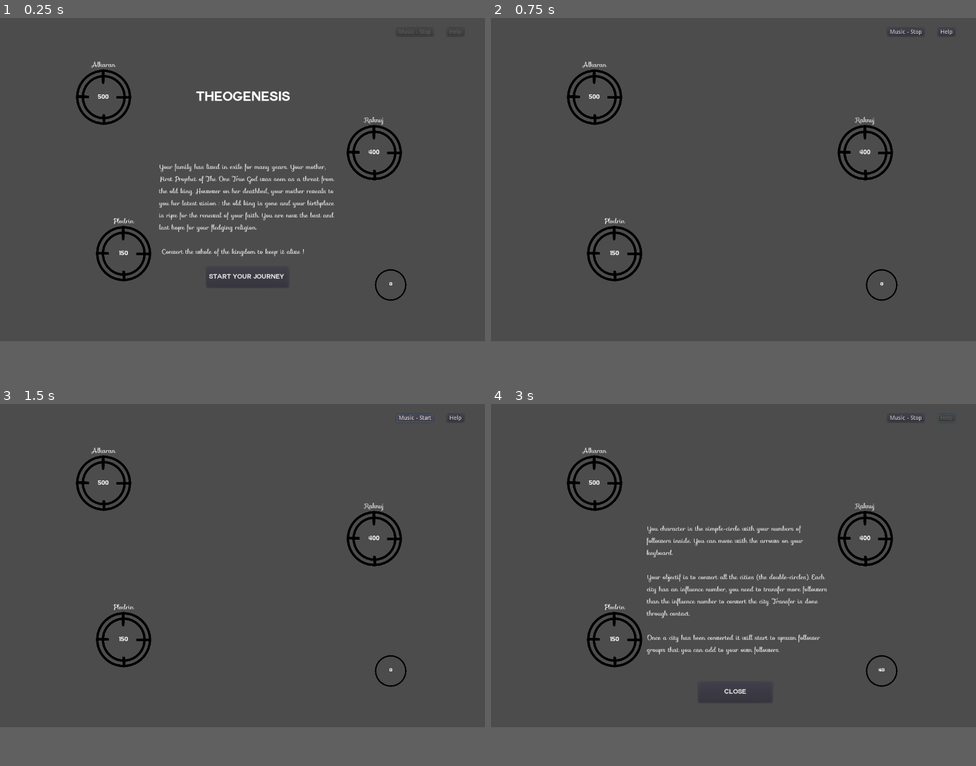
Above: before the commit, frames 1-4 (two rows, left to right).
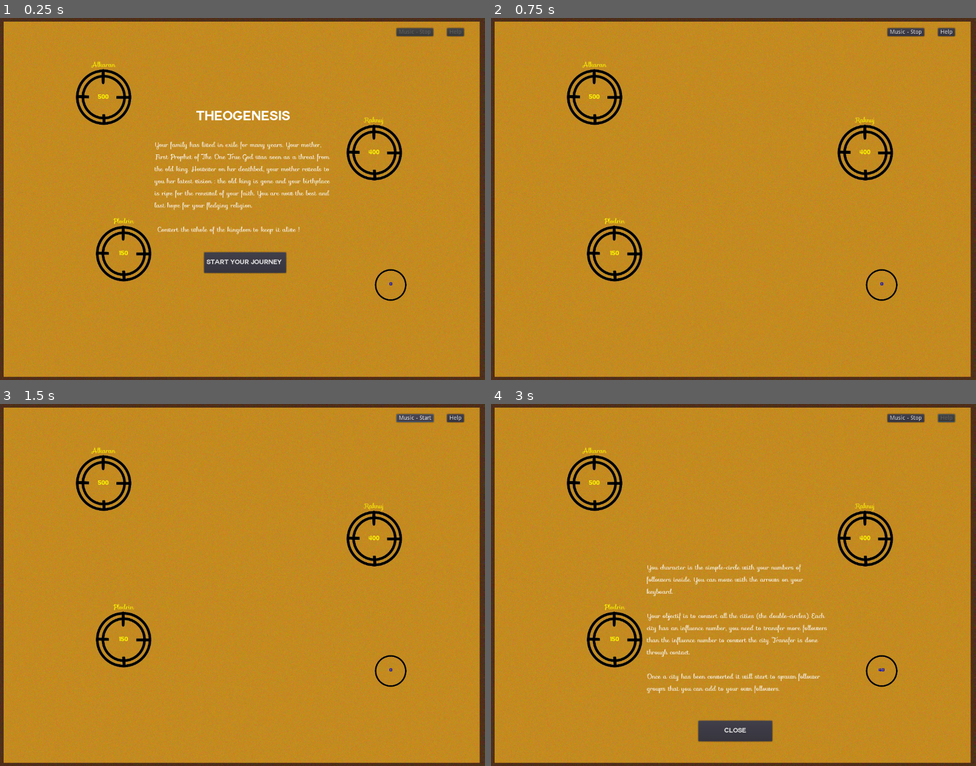
Above: after the commit, the same moments.

Repository: ixio/theogenesis
Game: Godot game, scene res://app/Main.tscn
The game is run twice, just before and just after one commit, with the same random seed, the same clock (stepped at 60 frames per second) and the same inputs.
Inputs:
- Up to frame 1 (0.25 s): no input
- Up to frame 2 (0.75 s): click "Start your journey !" at 0.5 s
- Up to frame 3 (1.5 s): click "Music - Stop" at 1.25 s
- Up to frame 4 (3 s): click "Music - Start" at 2 s; click "Help" at 2.75 s
In our replay, the window is 800x533 before the commit and 800x597 after it. These sizes can differ from the game's own. Grey fills any space a smaller window leaves; there, only what the larger window draws over its background counts as a difference.

The runs differ from the first frame. In frame 1, 88% of the frame differs, in the area x 0-100%, y 0-100%; in frame 2, 89%; in frame 3, 89%; in frame 4, 97%.

Commit message:
Add colors and background image

Diff:
--- a/app/City.tscn
+++ b/app/City.tscn
@@ -38,6 +38,7 @@
 margin_right = 39.881
 margin_bottom = 30.7342
 custom_fonts/font = SubResource( 3 )
+custom_colors/font_color = Color( 0.996078, 0.980392, 0, 1 )
 align = 1
 valign = 1
 autowrap = true
@@ -51,6 +52,7 @@
 margin_right = 34.9338
 margin_bottom = -74.1715
 custom_fonts/font = SubResource( 5 )
+custom_colors/font_color = Color( 0.996078, 0.980392, 0, 1 )
 align = 1
 valign = 1
 __meta__ = {
--- a/app/Main.gd
+++ b/app/Main.gd
@@ -8,14 +8,14 @@
 
 func _ready():
     randomize()
-    for city in $Map.get_children():
+    for city in $Map/Cities.get_children():
         city.connect("converted", self, "new_convert")
     get_tree().paused = true
 
 func new_convert():
     $ConvertSound.play()
     var all_converted  = true
-    for city in $Map.get_children():
+    for city in $Map/Cities.get_children():
         all_converted = all_converted && city.converted
     if all_converted:
         you_win()
@@ -27,7 +27,7 @@
 
 func _on_SpawnFollowerTimer_timeout():
     var converted_cities = []
-    for city in $Map.get_children():
+    for city in $Map/Cities.get_children():
         if city.converted:
             converted_cities += [city]
     if converted_cities.size() > 0:
--- a/app/Map.tscn
+++ b/app/Map.tscn
@@ -1,16 +1,25 @@
-[gd_scene load_steps=2 format=2]
+[gd_scene load_steps=3 format=2]
 
 [ext_resource path="res://app/City.tscn" type="PackedScene" id=1]
+[ext_resource path="res://assets/img/background.png" type="Texture" id=2]
 
-[node name="Map" type="Node2D"]
+[node name="Map" type="Polygon2D"]
+z_index = -100
+texture = ExtResource( 2 )
+polygon = PoolVector2Array( 0, 0, 1200, 0, 1200, 896, 0, 896 )
+uv = PoolVector2Array( 0, 0, 1200, 0, 1200, 900, 0, 900 )
 
-[node name="Alkaran" parent="." instance=ExtResource( 1 )]
-position = Vector2( 256.353, 195.901 )
-influence = 500
+[node name="Sprite" type="Sprite" parent="."]
 
-[node name="Plodrin" parent="." instance=ExtResource( 1 )]
+[node name="Cities" type="Node" parent="."]
+
+[node name="Raknuj" parent="Cities" instance=ExtResource( 1 )]
+position = Vector2( 926.127, 333.322 )
+
+[node name="Plodrin" parent="Cities" instance=ExtResource( 1 )]
 position = Vector2( 305.819, 583.297 )
 influence = 150
 
-[node name="Raknuj" parent="." instance=ExtResource( 1 )]
-position = Vector2( 926.127, 333.322 )
+[node name="Alkaran" parent="Cities" instance=ExtResource( 1 )]
+position = Vector2( 256.353, 195.901 )
+influence = 500
--- a/app/Menu.tscn
+++ b/app/Menu.tscn
@@ -77,10 +77,10 @@
 anchor_top = 1.0
 anchor_right = 0.5
 anchor_bottom = 1.0
-margin_left = -206.223
-margin_top = -444.679
-margin_right = 240.777
-margin_bottom = -228.679
+margin_left = -216.562
+margin_top = -595.885
+margin_right = 230.438
+margin_bottom = -358.885
 custom_fonts/font = SubResource( 4 )
 text = "Your family has lived in exile for many years. Your mother, First Prophet of The One True God was seen as a thr …(237 unchanged characters)…
 
@@ -95,10 +95,10 @@
 anchor_top = 1.0
 anchor_right = 0.500718
 anchor_bottom = 1.0
-margin_left = -89.7351
-margin_top = -184.0
-margin_right = 93.2649
-margin_bottom = -133.0
+margin_left = -96.1969
+margin_top = -315.82
+margin_right = 106.803
+margin_bottom = -264.82
 custom_fonts/font = SubResource( 6 )
 text = "Start your journey !"
 __meta__ = {
@@ -174,10 +174,10 @@
 anchor_top = 1.0
 anchor_right = 0.5
 anchor_bottom = 1.0
-margin_left = -46.0
-margin_top = -138.0
-margin_right = 54.0
-margin_bottom = -99.0
+margin_left = -42.4839
+margin_top = -294.47
+margin_right = 57.5161
+margin_bottom = -255.47
 text = "Restart"
 __meta__ = {
 "_edit_use_anchors_": false
--- a/app/Player.tscn
+++ b/app/Player.tscn
@@ -33,6 +33,7 @@
 margin_right = 40.0
 margin_bottom = 14.0
 custom_fonts/font = SubResource( 3 )
+custom_colors/font_color = Color( 0.00392157, 0.0392157, 0.8, 1 )
 align = 1
 valign = 1
 __meta__ = {
--- a/project.godot
+++ b/project.godot
@@ -22,7 +22,7 @@
 [display]
 
 window/size/width=1200
-window/size/height=800
+window/size/height=896
 window/size/resizable=false
 window/stretch/mode="viewport"
 window/stretch/aspect="keep"
Binary file added: assets/img/background.png
Not shown, added: assets/img/background.png.import
